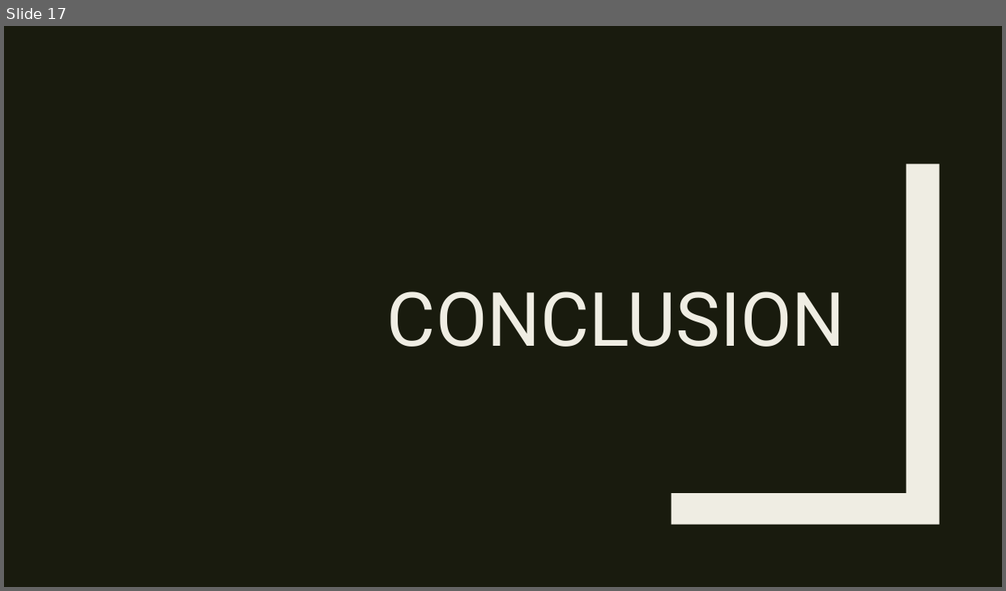
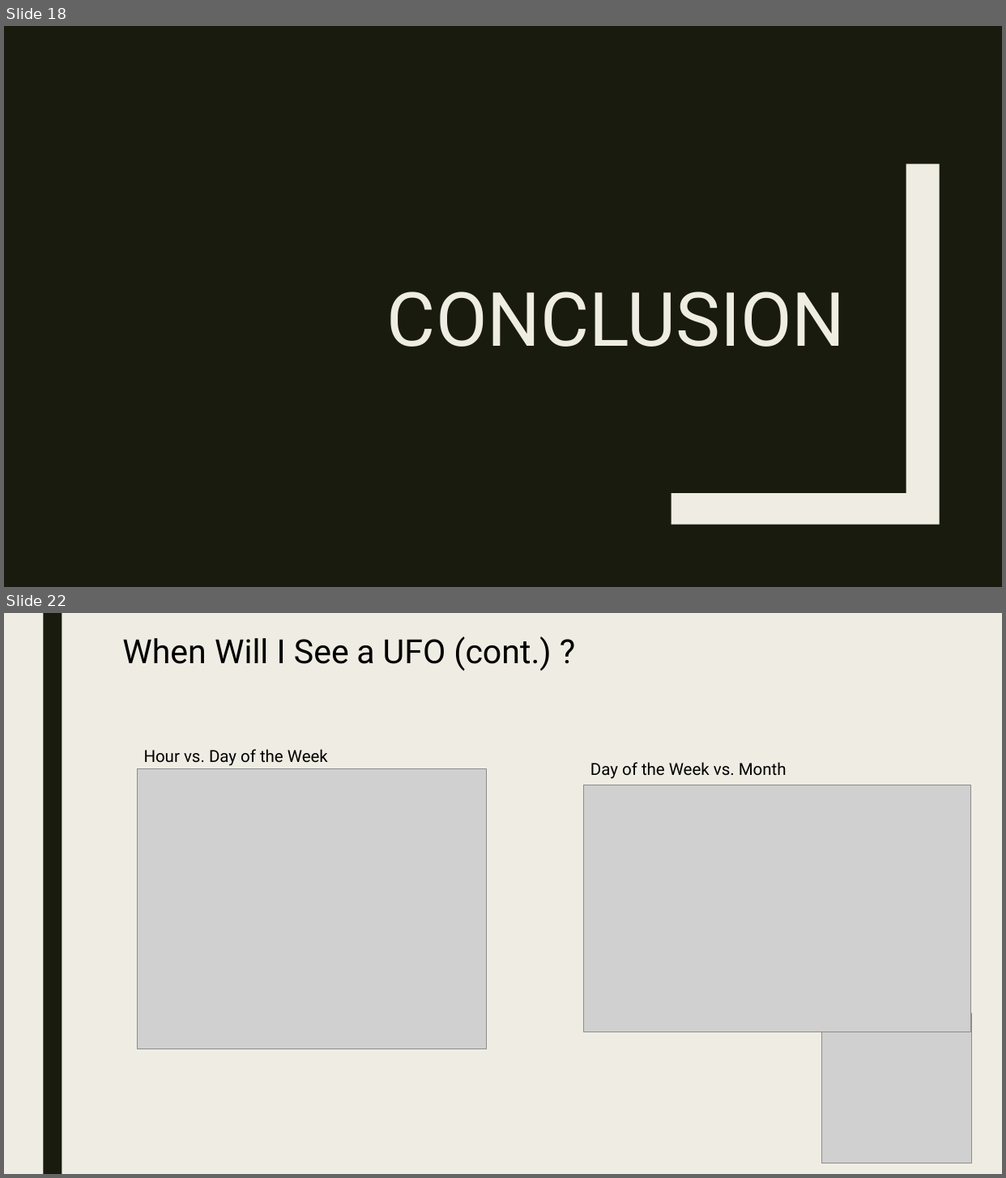
Before and after one commit to Preetikasri/UFO-Sightings-Analysis, a slide deck: ufo_presentation_v3.pptx. Shown one above the other, each under a label of ours: slide 17 before the commit, slides 18 and 22 after it; the slides between them are not shown. The pictures are 1006x591 and 1006x1178 pixels, drawn with LibreOffice and Linux fonts; fonts in the diff are those of the drawing; grey boxes stand for pictures. Boxes give left, top, right and bottom in pixels: in the first picture for what was removed or moved away, otherwise in the second. Text is boxed around its words. In the diff, an @@ line names an element or a change of style, - is before the commit and + after.

```diff
--- a/ufo_presentation_v3.pptx
+++ b/ufo_presentation_v3.pptx
@@ slide 22 added at (x1=4, y1=613, x2=1002, y2=1174), background #EFEDE3 @@
@@ rectangle added at (x1=43, y1=613, x2=62, y2=1174), fill #191B0E @@
@@ text added at (x1=122, y1=636, x2=551, y2=671), 32 pt, text #000000 @@
+When Will I See a UFO (cont.) ?
@@ text added at (x1=144, y1=749, x2=328, y2=766), 16 pt, text #000000 @@
+Hour vs. Day of the Week
@@ picture added at (x1=138, y1=769, x2=487, y2=1050) @@
@@ text added at (x1=590, y1=762, x2=786, y2=779), 16 pt, text #000000 @@
+Day of the Week vs. Month
@@ picture added at (x1=584, y1=785, x2=971, y2=1033) @@
@@ picture added at (x1=821, y1=1014, x2=971, y2=1164) @@
@@ what was slide 17 is now slide 18 @@
```
Also in this commit, not shown: 11 slides changed, 4 other slides added.
